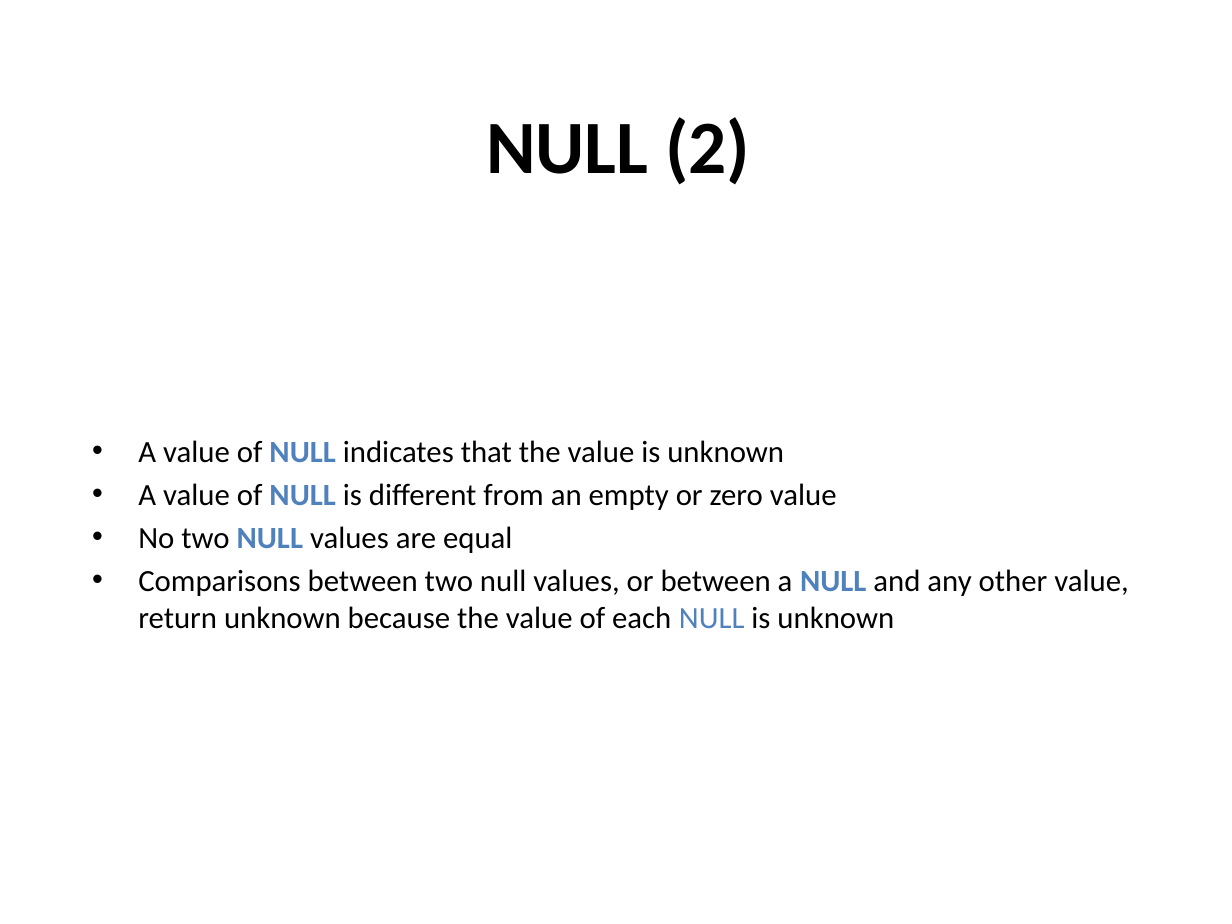
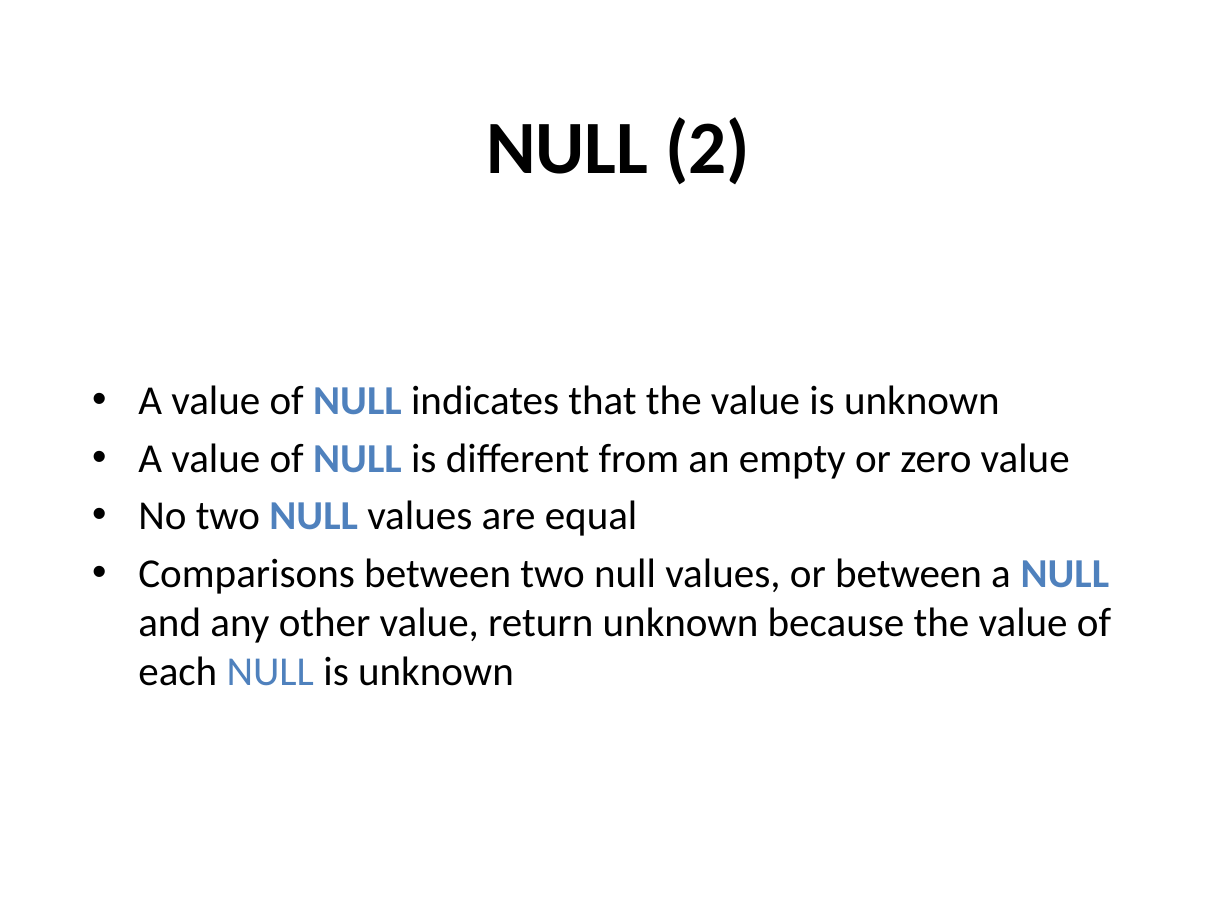
Before and after one commit to Flu10/Zero2Hero2016, a slide deck: slide 39 of presentation/SQL Z2H 2016.pptx. Drawn at 1232x924 pixels with LibreOffice and Linux fonts; fonts in the diff are those of the drawing; background and template pictures are left out. Boxes give left, top, right and bottom in pixels: in the first picture for what was removed or moved away, otherwise in the second. Text is boxed around its words. In the diff, an @@ line names an element or a change of style, - is before the commit and + after.

```diff
--- a/presentation/SQL Z2H 2016.pptx
+++ b/presentation/SQL Z2H 2016.pptx
@@ text "A value of NULL indicates ..." at (x1=138, y1=385, x2=1111, y2=686): size 18 to 24 pt; more space between paragraphs @@
```
Also in this commit, not shown: 3 other slides changed, 1 other file.
